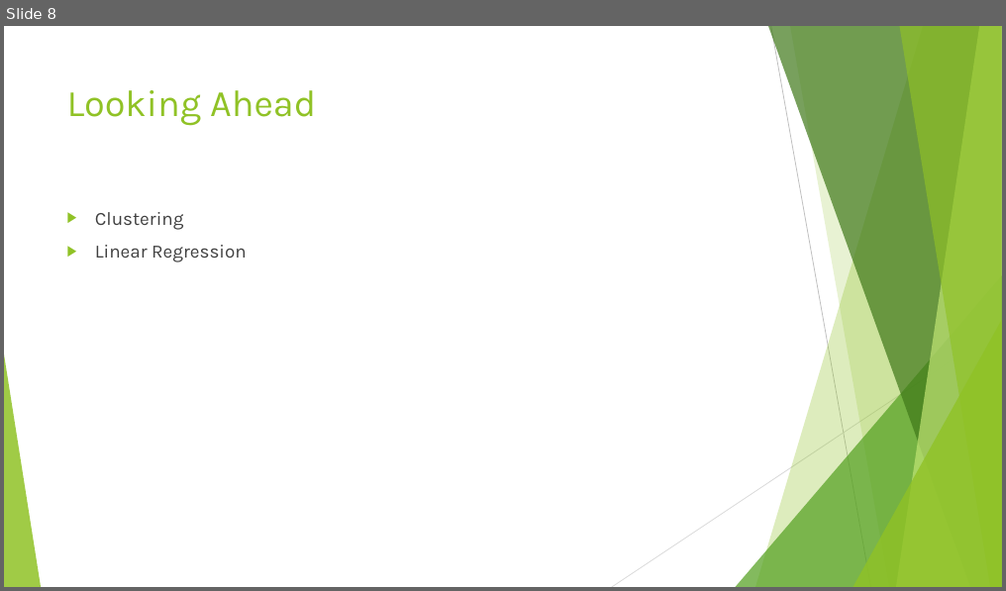
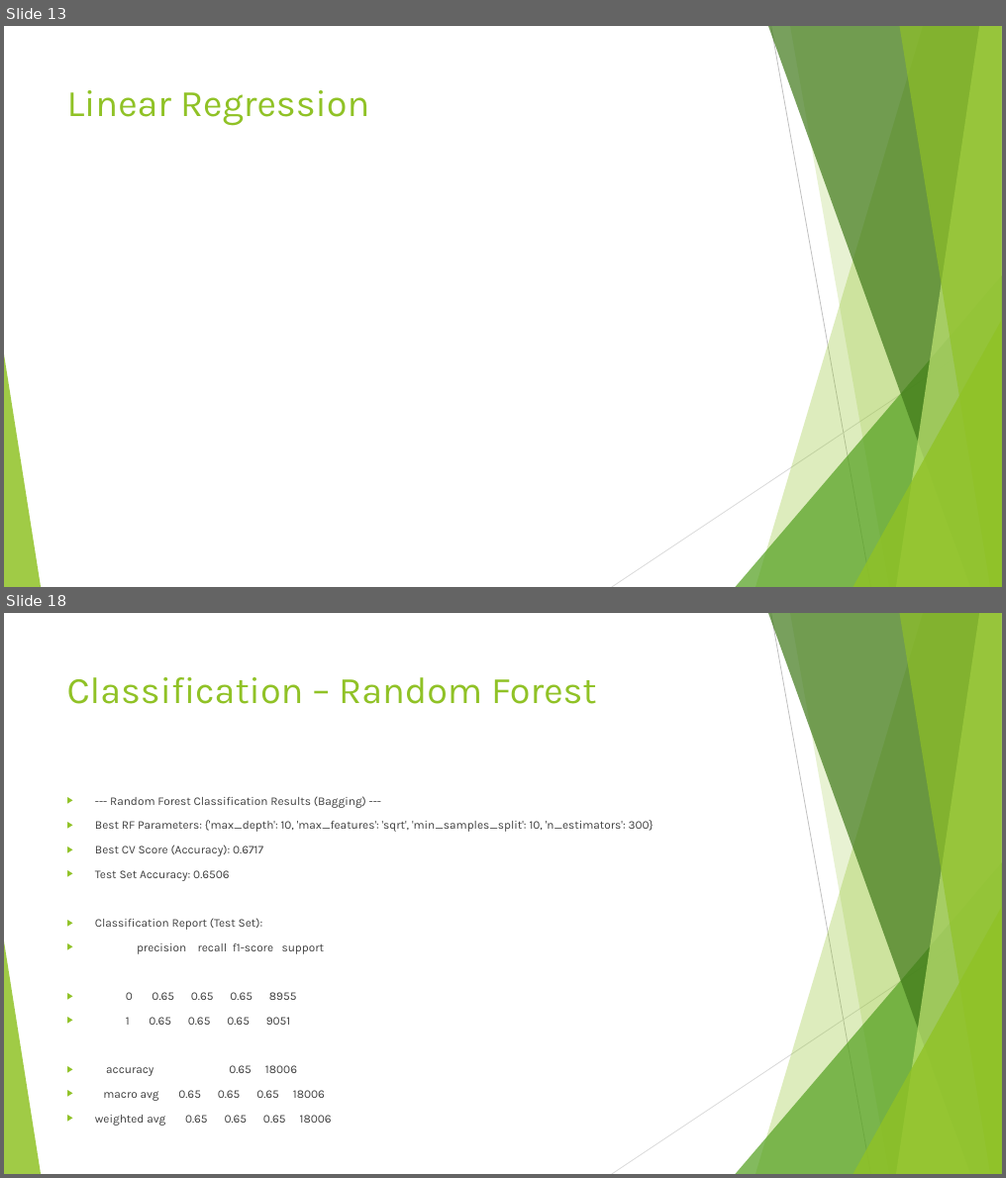
Before and after one commit to nponticelli/ml1-project, a slide deck: ATP Tennis Matches.pptx. Shown one above the other, each under a label of ours: slide 8 before the commit, slides 13 and 18 after it; the slides between them are not shown. The pictures are 1006x591 and 1006x1178 pixels, drawn with LibreOffice and Linux fonts; fonts in the diff are those of the drawing. Boxes give left, top, right and bottom in pixels: in the first picture for what was removed or moved away, otherwise in the second. Text is boxed around its words. In the diff, an @@ line names an element or a change of style, - is before the commit and + after.

```diff
--- a/ATP Tennis Matches.pptx
+++ b/ATP Tennis Matches.pptx
@@ slide 18 added at (4, 613, 1002, 1174), background #FFFFFF; not listed: 10 template elements that a slide beside it also shows @@
@@ title added at (67, 677, 596, 704), 36 pt, text #90C226 @@
+Classification – Random Forest
@@ text added at (95, 796, 653, 1126), 11.2 pt, text #404040 @@
+▶ --- Random Forest Classification Results (Bagging) ---
+▶ Best RF Parameters: {'max_depth': 10, 'max_features': 'sqrt', 'min_samples_split': 10, 'n_estimators': 300}
+▶ Best CV Score (Accuracy): 0.6717
+▶ Test Set Accuracy: 0.6506
+▶ Classification Report (Test Set):
+▶ precision recall f1-score support
+▶ 0 0.65 0.65 0.65 8955
+▶ 1 0.65 0.65 0.65 9051
+▶ accuracy 0.65 18006
+▶ macro avg 0.65 0.65 0.65 18006
+▶ weighted avg 0.65 0.65 0.65 18006
@@ what was slide 8 is now slide 13 @@
@@ slide 13 changed as well @@
@@ title at (67, 90, 369, 126): text changed @@
-Looking Ahead
+Linear Regression
@@ text removed at (95, 212, 247, 263) @@
-▶ Clustering
-▶ Linear Regression
```
Also in this commit, not shown: 5 other slides changed, 11 other slides added, 1 slide removed, 5 other files.
